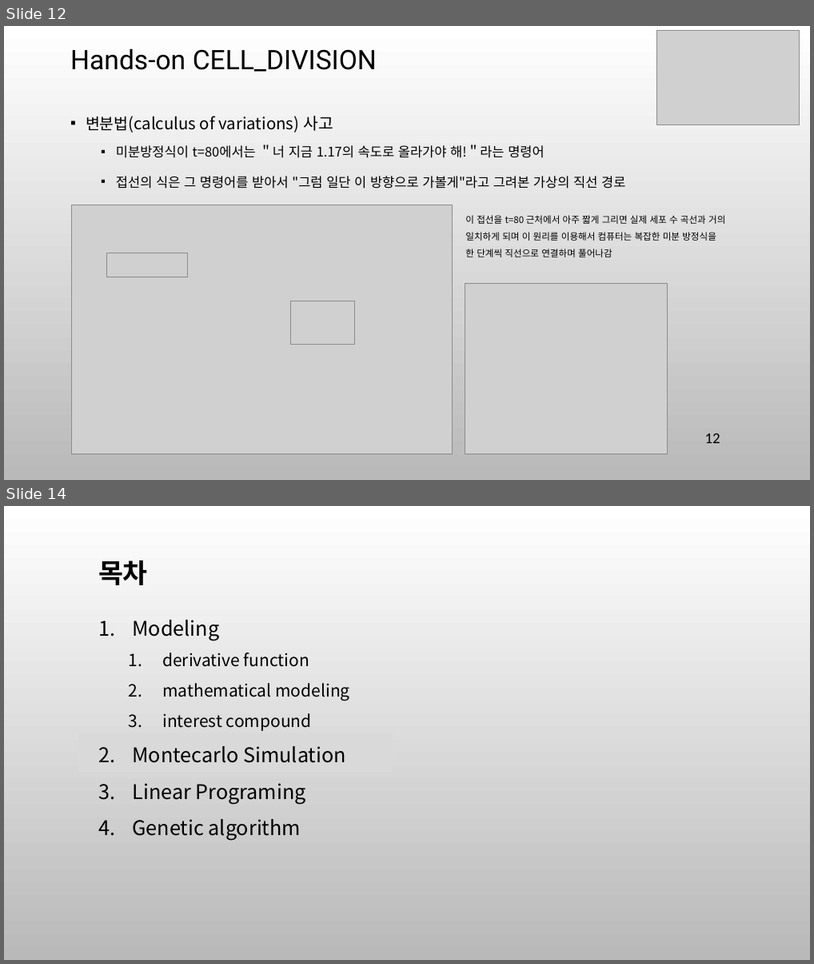
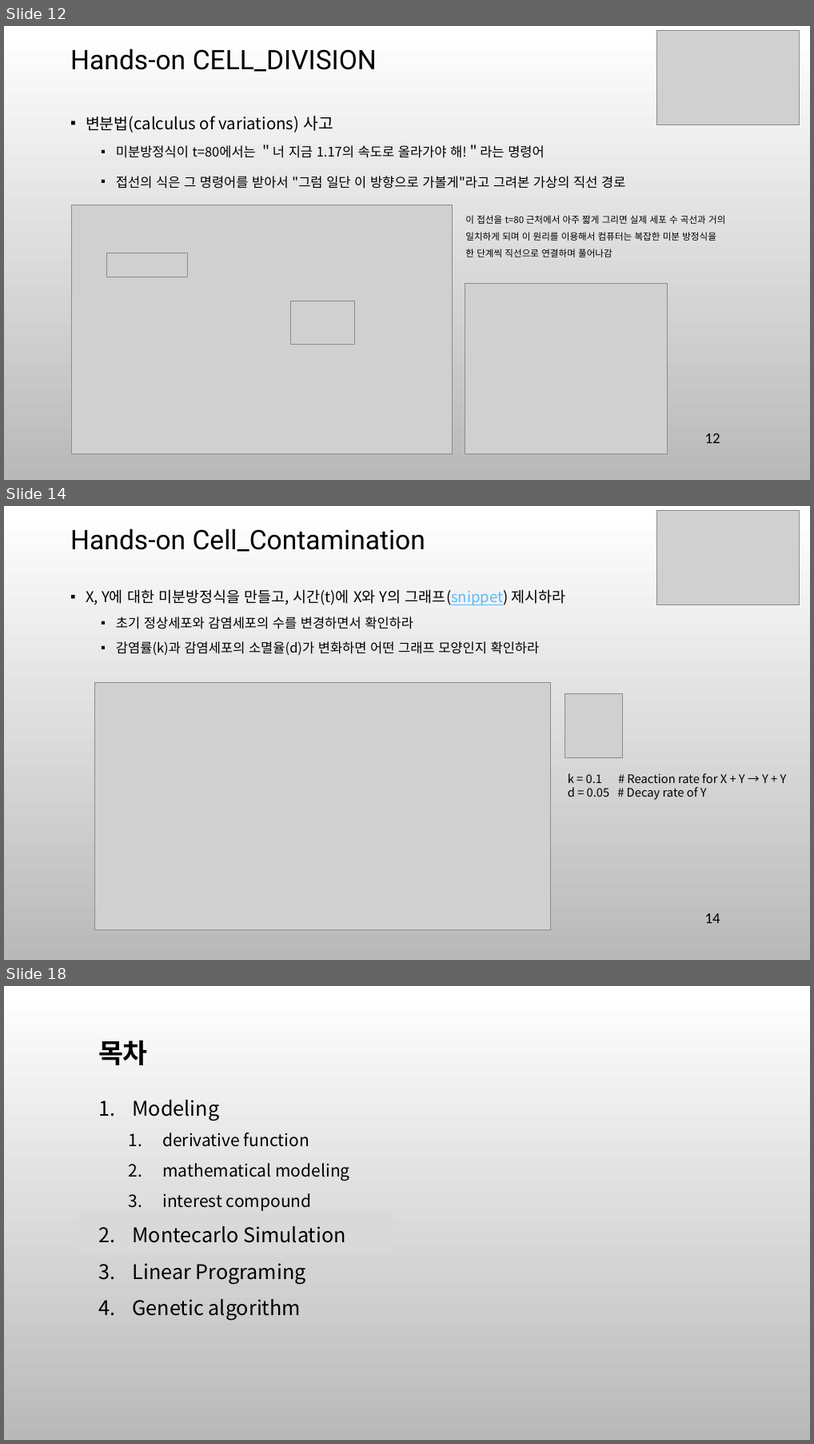
Before and after one commit to ancestor9/mathematics-for-machine-learning, a slide deck: 8_Modeling & Simulation.pptx. Shown one above the other, each under a label of ours: slides 12 and 14 before the commit, slides 12, 14 and 18 after it; the slides between them are not shown. The pictures are 814x964 and 814x1444 pixels, drawn with LibreOffice and Linux fonts; fonts in the diff are those of the drawing; grey boxes stand for pictures; background and template pictures are left out. Boxes give left, top, right and bottom in pixels: in the first picture for what was removed or moved away, otherwise in the second. Text is boxed around its words. In the diff, an @@ line names an element or a change of style, - is before the commit and + after.

```diff
--- a/8_Modeling & Simulation.pptx
+++ b/8_Modeling & Simulation.pptx
@@ slide 14 added at [4,506,810,960], background picture (left out) @@
@@ title added at [70,528,426,552], 32 pt, text #000000 @@
+Hands-on Cell_Contamination
@@ picture added at [657,510,799,604] @@
@@ text added at [86,589,566,655], 15.7 pt, text #000000 @@
+▪ X, Y에 대한 미분방정식을 만들고, 시간(t)에 X와 Y의 그래프(snippet) 제시하라
+  ▪ 초기 정상세포와 감염세포의 수를 변경하면서 확인하라
+  ▪ 감염률(k)과 감염세포의 소멸율(d)가 변화하면 어떤 그래프 모양인지 확인하라
@@ picture added at [94,682,551,929] @@
@@ picture added at [565,694,622,758] @@
@@ text added at [568,773,787,800], 14 pt, text #000000 @@
+k = 0.1 # Reaction rate for X + Y → Y + Y
+d = 0.05 # Decay rate of Y
@@ page number added at [706,913,721,923], 18 pt, text #000000 @@
+14
@@ what was slide 14 is now slide 18 @@
```
Also in this commit, not shown: 12 slides changed, 7 other slides added, 2 slides removed.
